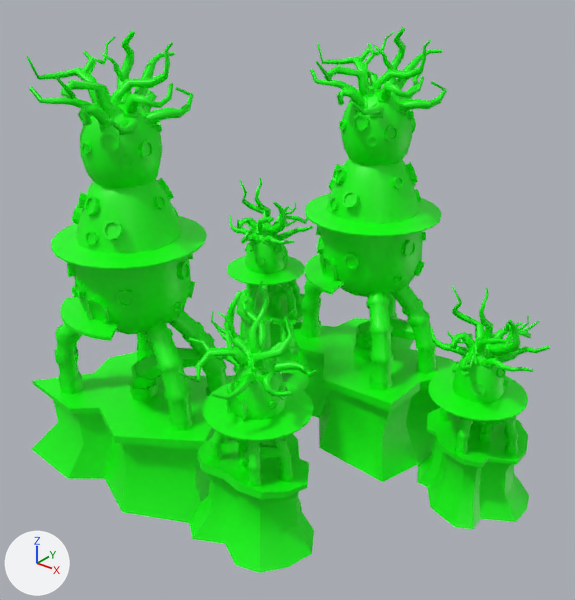
The FBX model Source/Assets/Set/HIVE_PLACEMENT.fbx, before and after one commit.
One viewpoint serves both versions: a 50 mm lens placed at (56.8, -70.7, 58.6), pointed at (0.6, -0.5, 15.0). Arrows for +X, +Y and +Z are at lower left; the lights stay in place. Where no turn or scale is listed for an object, it has been applied to the vertices.

Names of what the first picture shows: 'HIVE_A_PLACEMENT', 'HIVE_A_PLACEMENT1', 'HIVE_A_PLACEMENT2', 'HIVE_B_PLACEMENT', 'HIVE_B_PLACEMENT1'.
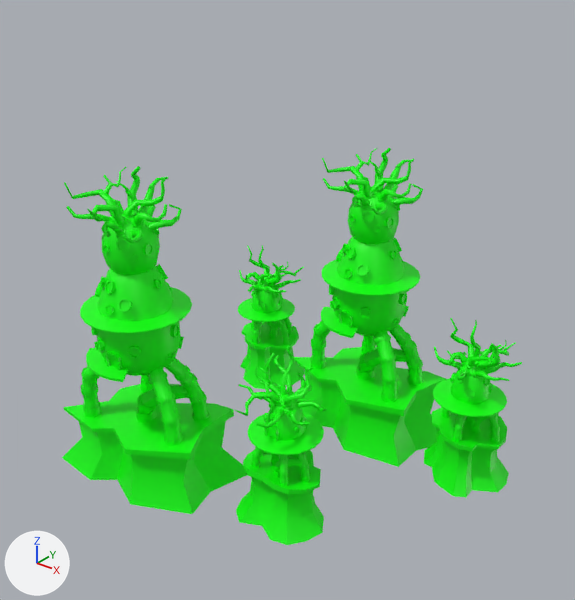
Commit message: Hive Updates
Hive Scale/Position Updated

Where the newer file only moved an object's origin or applied its transform, the numbers keep the older frame.

Pixel boxes (x1, y1, x2, y2) of what changed, in the pictures (575 x 600 px):
'HIVE_B_PLACEMENT1', mesh rescaled, moved
    before: (26, 30, 234, 523)
    after: (62, 166, 247, 514)
'HIVE_B_PLACEMENT', mesh turned
    before: (281, 27, 455, 482)
    after: (293, 148, 446, 467)
'HIVE_A_PLACEMENT', mesh rescaled, moved (33% narrower, 32% shorter)
    before: (179, 280, 317, 573)
    after: (235, 347, 327, 545)
'HIVE_A_PLACEMENT1', mesh rescaled, moved (26% narrower, 26% shorter)
    before: (417, 286, 550, 529)
    after: (424, 318, 522, 498)
'HIVE_A_PLACEMENT2', mesh rescaled, moved (22% narrower, 26% shorter)
    before: (227, 178, 313, 374)
    after: (238, 245, 305, 389)

What changed in the scene script:
```text
Change me_mesh_001:
    where me_mesh_001.from_pydata(...)  # 1745 vertices, 1676 faces; spans x -7.6..8.1, y -8.9..6.4, z 0.0..30.2
    used by ob_hive_a_placement; location = (9.0, -16.0, -5.0)
    me_mesh_001 part 5: the whole mesh is scaled about the mesh origin by 0.75
Change me_mesh:
    where me_mesh.from_pydata(...)  # 2535 vertices, 2464 faces; spans x -17.1..18.6, y -11.6..14.6, z 0.0..55.6
    used by ob_hive_b_placement; location = (3.0, 15.0, -9.4)
    me_mesh part 2: the whole mesh is turned 15 degrees about the z axis through its middle and scaled by 0.75, then moved by (-0.5, -0.3, -7.9)
Change me_mesh_003:
    where me_mesh_003.from_pydata(...)  # 1745 vertices, 1676 faces; spans x -8.0..7.6, y -6.7..8.6, z 0.0..30.2
    used by ob_hive_a_placement2; location = (-16.0, 15.0, -6.0)
    me_mesh_003 part 4: the whole mesh is scaled about the mesh origin by 0.75
Change me_mesh_004:
    where me_mesh_004.from_pydata(...)  # 1745 vertices, 1676 faces; spans x -8.0..7.6, y -6.7..8.6, z 0.0..30.2
    used by ob_hive_a_placement1; location = (23.0, 9.0, -10.0)
    me_mesh_004 part 3: the whole mesh is scaled about the mesh origin by 0.75
Change me_mesh_002:
    where me_mesh_002.from_pydata(...)  # 2535 vertices, 2464 faces; spans x -14.7..15.7, y -10.3..10.8, z 0.0..55.6
    used by ob_hive_b_placement1; location = (-12.8, -13.4, -8.3)
    me_mesh_002 part 1: the whole mesh is scaled about the mesh origin by 0.75
Change ob_hive_a_placement:
    ob_hive_a_placement.location: (9.0, -16.0, -5.0) -> (8.0, -10.0, -8.0)
Change ob_hive_a_placement2:
    ob_hive_a_placement2.location: (-16.0, 15.0, -6.0) -> (-16.0, 15.0, -9.0)
Change ob_hive_a_placement1:
    ob_hive_a_placement1.location: (23.0, 9.0, -10.0) -> (22.0, 9.0, -7.0)
Change ob_hive_b_placement1:
    ob_hive_b_placement1.location: (-12.8, -13.4, -8.3) -> (-12.8, -13.4, -9.3)
```
